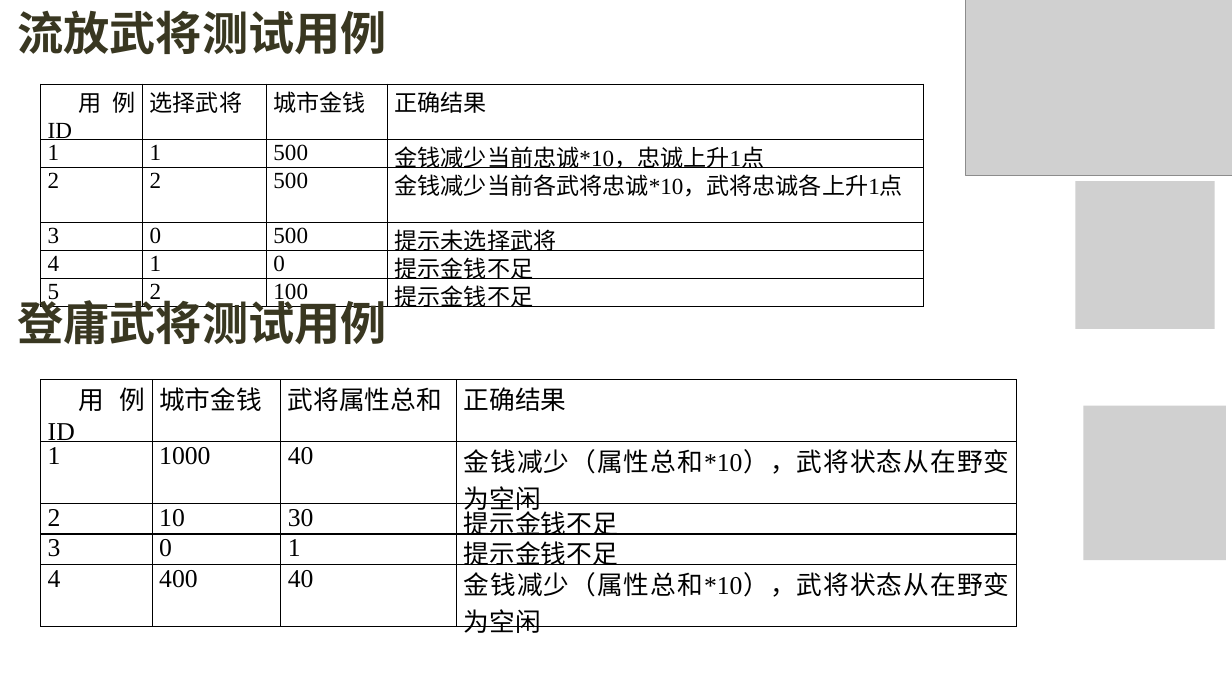
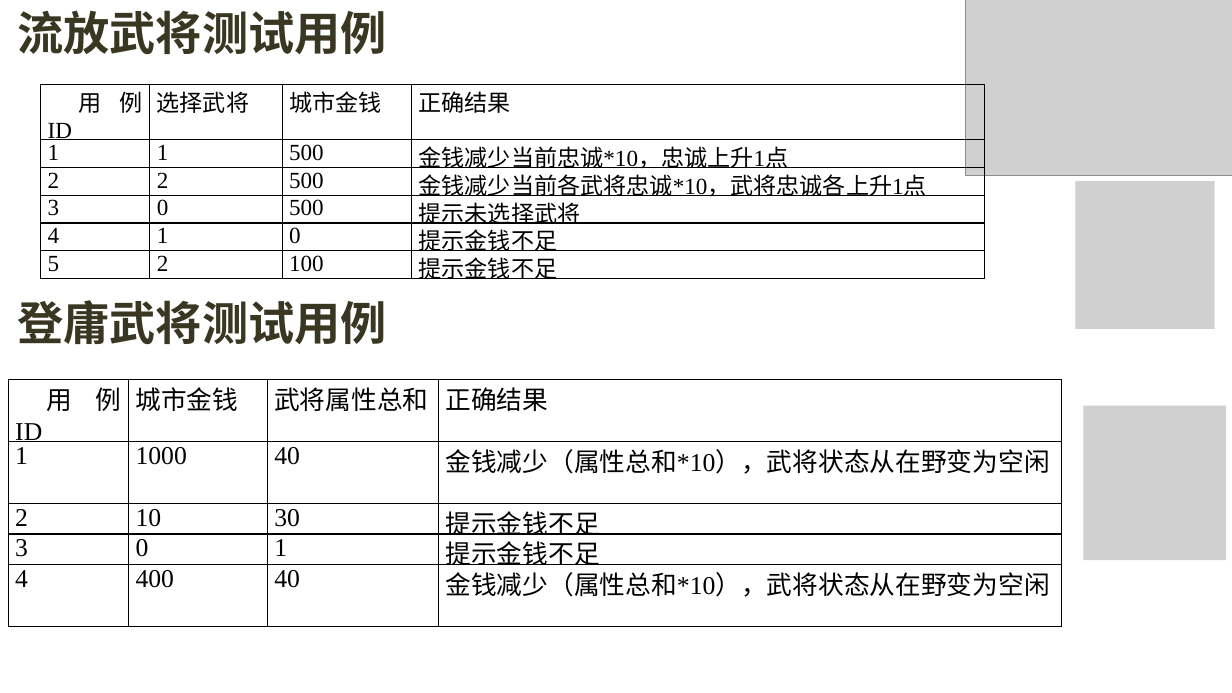
Before and after one commit to 1-518/Three-Kindoms, a slide deck: slide 28 of 代码清单+测试用例/测试用例PPT.pptx (slide 27 before the commit). Drawn at 1232x693 pixels with LibreOffice and Linux fonts; fonts in the diff are those of the drawing; grey boxes stand for pictures; background and template pictures are left out. Boxes give left, top, right and bottom in pixels: in the first picture for what was removed or moved away, otherwise in the second. Text is boxed around its words. In the diff, an @@ line names an element or a change of style, - is before the commit and + after.

```diff
--- a/代码清单+测试用例/测试用例PPT.pptx
+++ b/代码清单+测试用例/测试用例PPT.pptx
@@ table: place and size @@
-table at box(41, 84, 923, 311)
+table at box(41, 84, 984, 283)
@@ table: place and size @@
-table at box(41, 380, 1017, 637)
+table at box(8, 380, 1061, 601)
```
Also in this commit, not shown: 15 other slides changed, 2 slides added, 3 other files.
